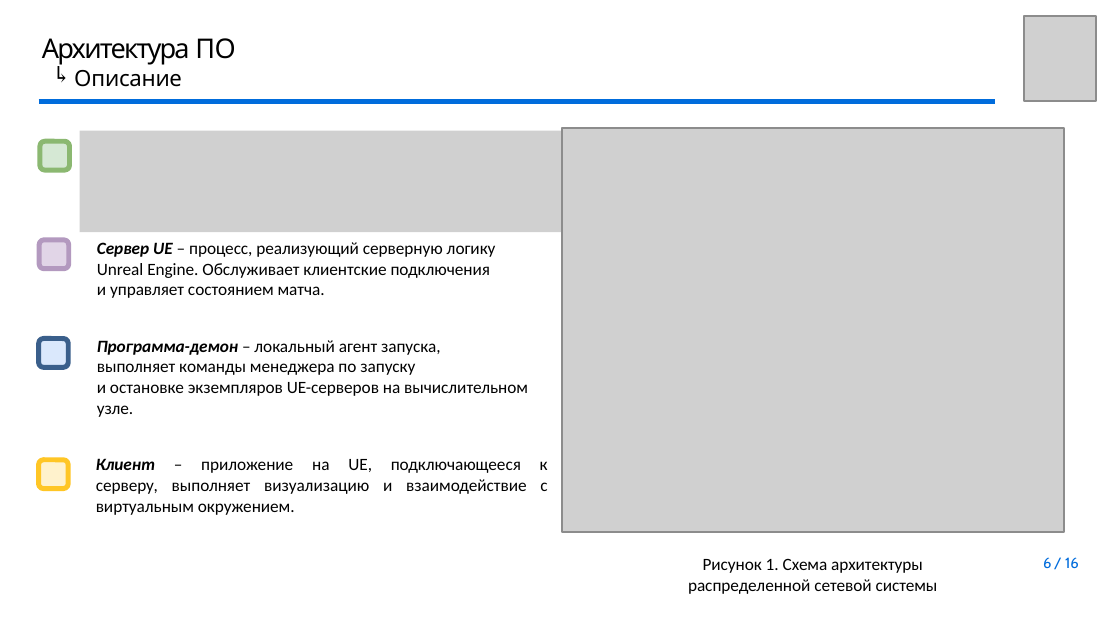
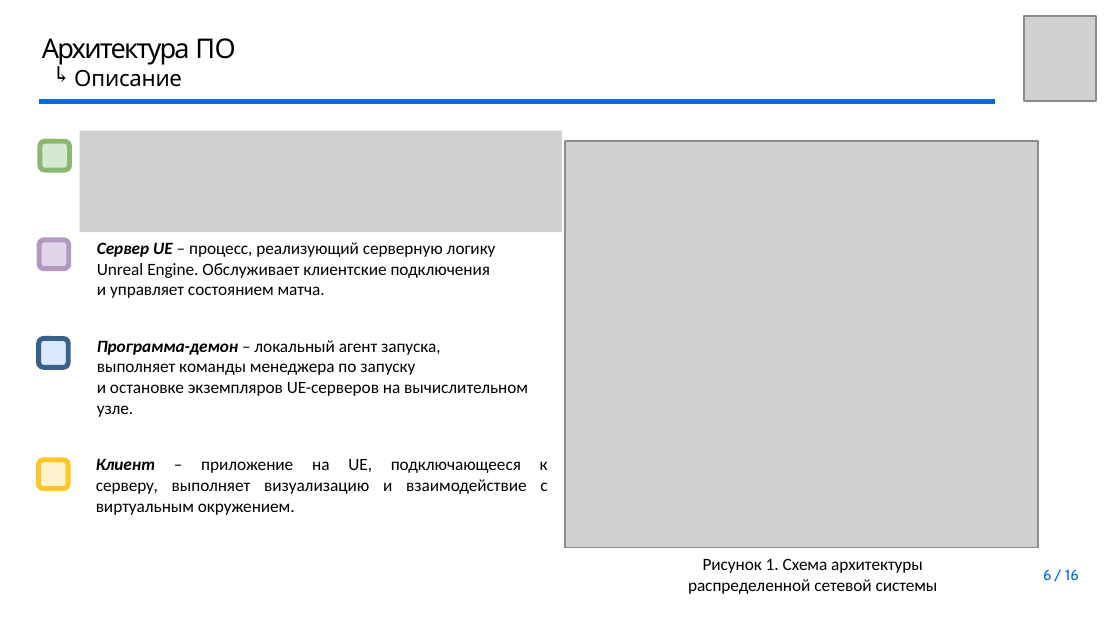
Before and after one commit to youngB0rrov/bmstu_doc, a slide deck: slide 6 of Master/Diploma/presentation/Презентация.pptx. Drawn at 1120x630 pixels with LibreOffice and Linux fonts; fonts in the diff are those of the drawing; grey boxes stand for pictures; background and template pictures are left out. Boxes give left, top, right and bottom in pixels: in the first picture for what was removed or moved away, otherwise in the second. Text is boxed around its words. In the diff, an @@ line names an element or a change of style, - is before the commit and + after.

```diff
--- a/Master/Diploma/presentation/Презентация.pptx
+++ b/Master/Diploma/presentation/Презентация.pptx
@@ picture: place and size @@
-picture at box(561, 128, 1063, 531)
+picture at box(564, 142, 1037, 548)
@@ page number: place and size @@
-page number at box(1043, 557, 1079, 569)
+page number at box(1043, 569, 1079, 581)
```
Also in this commit, not shown: 14 other slides changed, 2 other files.
